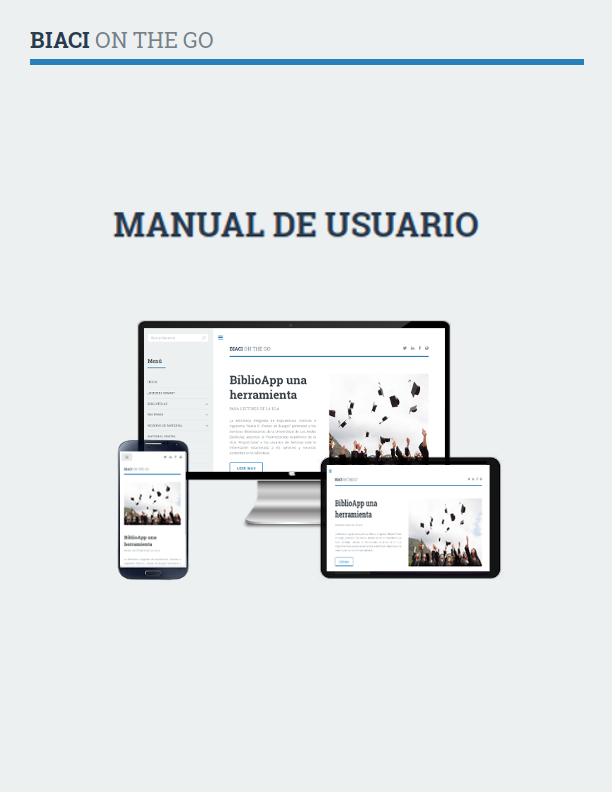
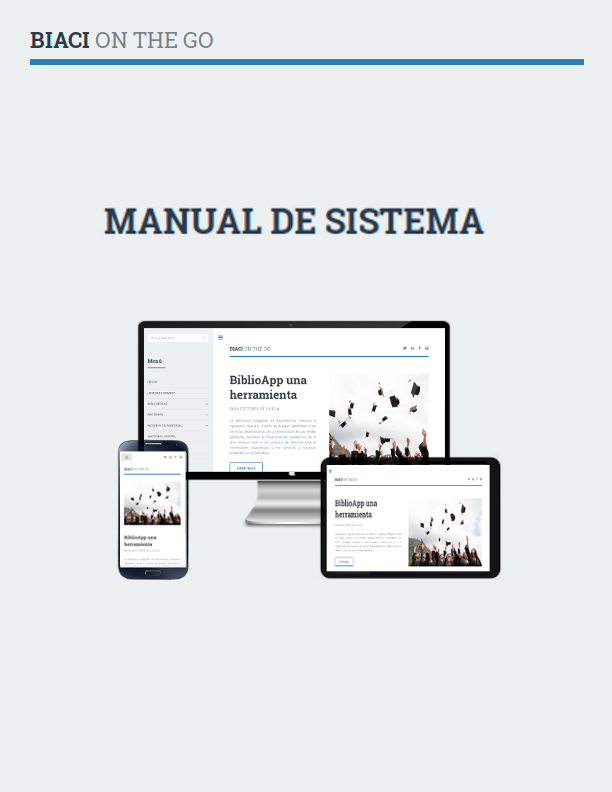
Layered file, before and after one edit (612px x 792px). Changes by layer:
showed "Captura de pantalla de 2018-06-14 11-33-28.png", painted on it over 103, 207, 486, 238
hid "Captura de pantalla de 2018-06-14 11-33-16.png" over 111, 211, 481, 238
